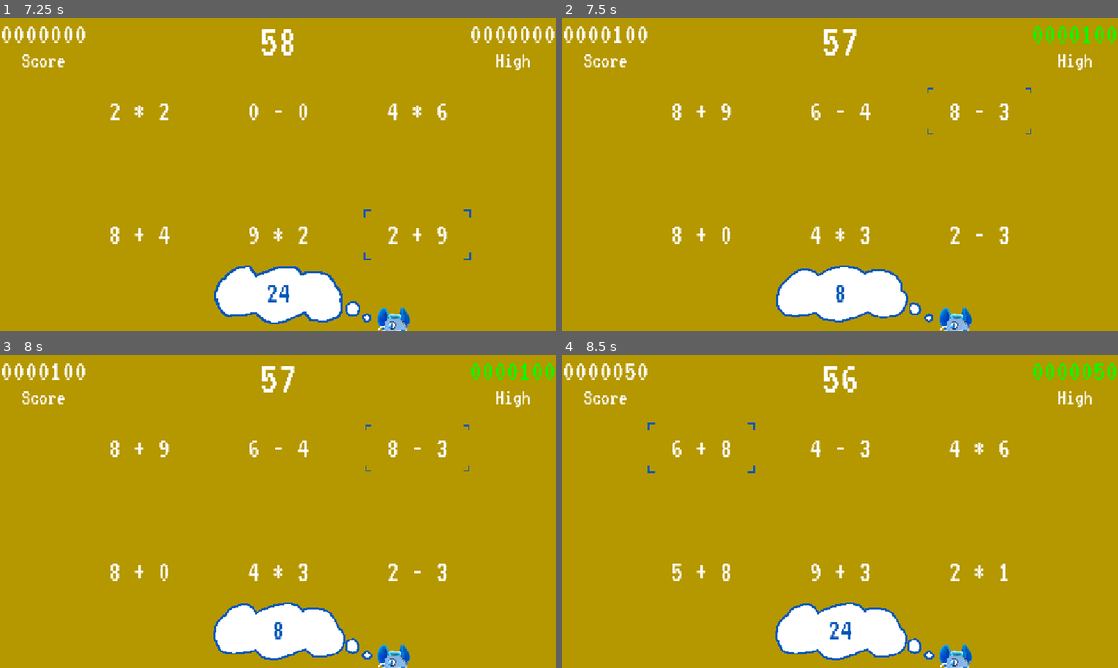
Above: before the commit, frames 1-4 (two rows, left to right).
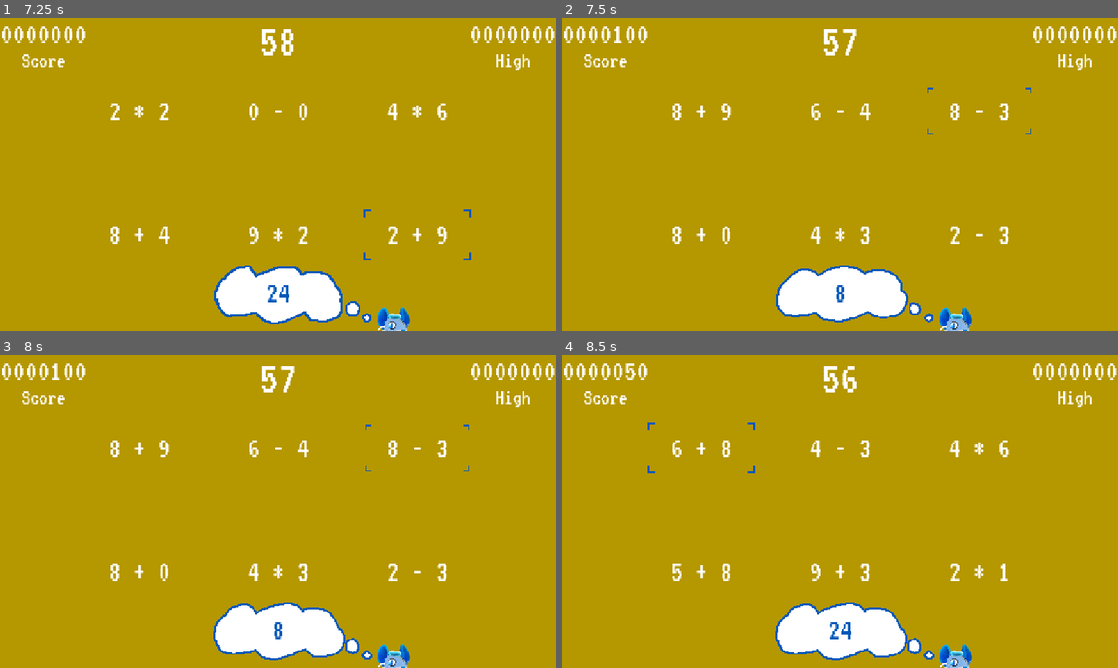
Above: after the commit, the same moments.

Repository: sdepouw/mathematics-and-cheese
Game: Godot game, scene res://Scenes/Root/root.tscn
Same seed, same stepped clock (60 frames per second), same inputs: the game is played once before the commit and once after it. Sound files missing from this copy of the repository are replaced by a short silence.
Inputs (mouse positions are in pixels of both pictures, inside the frame that each line leads up to):
- Up to frame 1 (7.25 s): tap Enter at 0.5 s; move the mouse to (400, 158) at 0.52 s; hold D (move_right) 0.53-1.28 s; tap Space (confirm) at 0.6, 1.25, 1.35, 2.75, 2.85, 3.6, 4.25, 4.35, 5, 5.1, 5.85, 6.6 s; click (400, 158) at 0.67 s; move the mouse to (166, 190) at 1.27 s; hold S (move_down) 1.28-2 s; click "Start Game" at 2 s; move the mouse to (139, 111) at 2.77 s; hold D (move_right) 2.78-3.53 s; click (139, 111) at 2.92 s; move the mouse to (278, 111) at 3.52 s; hold W (move_up) 3.53-4.28 s; click (278, 111) at 3.67 s; move the mouse to (417, 111) at 4.27 s; hold A (move_left) 4.28-5.78 s; click (417, 111) at 4.42 s; move the mouse to (139, 233) at 5.02 s; click (139, 233) at 5.17 s; move the mouse to (278, 233) at 5.77 s; hold S (move_down) 5.78-6.53 s; click (278, 233) at 5.92 s; move the mouse to (417, 233) at 6.52 s; hold D (move_right) from 6.53 s (still down); click (417, 233) at 6.67 s
- Up to frame 2 (7.5 s): move the mouse to (962, 158) at 7.27 s; release D (move_right) at 7.28 s; hold W (move_up) from 7.28 s (still down); tap Space (confirm) at 7.35 s
- Up to frame 3 (8 s): keep holding W (move_up)
- Up to frame 4 (8.5 s): move the mouse to (728, 527) at 8.02 s; release W (move_up) at 8.03 s; hold D (move_right) from 8.03 s (still down); tap Space (confirm) at 8.1 s; click (728, 527) at 8.17 s

Frame 1 is identical in both runs. In frame 2, 0.4% of the frame differs, in the area x 84-100%, y 2-8%; in frame 3, 0.4%; in frame 4, 0.4%.

Commit message:
Sound on new streak
Replaces high score highlighting during gameplay, since total score does that on the Game Over screen

Diff:
--- a/Game/Scenes/Game/game.gd
+++ b/Game/Scenes/Game/game.gd
@@ -10,7 +10,7 @@
 @onready var _pause_screen: PauseScreen = $PauseScreen
 @onready var _wrong_sound: SoundEffect = $WrongSound
 @onready var _correct_sound: SoundEffect = $CorrectSound
-@onready var _new_high_score_sound: SoundEffect = $NewHighScoreSound
+@onready var _streak_reached_sound: SoundEffect = $StreakReachedSound
 @onready var _score_keeper: ScoreKeeper = ScoreKeeper.new()
 
 var _answer_to_hit: int:
@@ -71,23 +71,15 @@
   if !_game_on or equation == null:
     return
   if _answer_to_hit == equation.get_answer():
-    _score_keeper.score_hit()
-    if _score_keeper.get_score() > HighScore.get_current_high_score():
-      if not _high_score_reached:
-        _new_high_score_sound.play()
-        _high_score_reached = true
-      else:
-        _correct_sound.play()
-      _hud.update_high_score_display(_score_keeper.get_score(), true)
+    var streak_reached: bool = _score_keeper.score_hit()
+    if streak_reached:
+      _streak_reached_sound.play()
     else:
       _correct_sound.play()
   else:
     _wrong_sound.play()
     _score_keeper.score_miss()
-    if _score_keeper.get_score() <= HighScore.get_current_high_score():
-      _hud.update_high_score_display(HighScore.get_current_high_score(), false)
-    else:
-      _hud.update_high_score_display(_score_keeper.get_score(), true)
+    _hud.update_high_score_display(HighScore.get_current_high_score())
   _generate_new_equations()
 
 func _on_game_timer_timeout() -> void:
--- a/Game/Scenes/Game/game.tscn
+++ b/Game/Scenes/Game/game.tscn
@@ -61,7 +61,7 @@
 script = ExtResource("10_7jvlm")
 metadata/_custom_type_script = "uid://cva0agtacaluv"
 
-[node name="NewHighScoreSound" type="AudioStreamPlayer" parent="."]
+[node name="StreakReachedSound" type="AudioStreamPlayer" parent="."]
 stream = ExtResource("9_huoen")
 script = ExtResource("10_7jvlm")
 metadata/_custom_type_script = "uid://cva0agtacaluv"
--- a/Game/Scenes/Game/score_keeper.gd
+++ b/Game/Scenes/Game/score_keeper.gd
@@ -24,7 +24,7 @@
 func on_hot_streak() -> bool:
   return _current_streak > _HOT_STREAK_THRESHOLD
 
-func score_hit() -> void:
+func score_hit() -> bool:
   _current_streak += 1
   if on_hot_streak():
     var streak_bonus: int = ceili(_BASE_REWARD * _current_streak * 0.15)
@@ -34,6 +34,7 @@
   if _current_streak > _best_streak:
     _best_streak = _current_streak
   _notify_score_updated()
+  return _current_streak == _HOT_STREAK_THRESHOLD + 1
 
 func score_miss() -> void:
   _current_score -= _BASE_PENALTY
--- a/Game/Scenes/HUD/hud.gd
+++ b/Game/Scenes/HUD/hud.gd
@@ -10,12 +10,8 @@
   _update_score_display(new_score)
   _update_streak_display(new_streak, on_hot_streak)
 
-func update_high_score_display(high_score: int, highlight: bool = false) -> void:
+func update_high_score_display(high_score: int) -> void:
   _high_score_label.text = _clamp_score_display(high_score)
-  if highlight:
-    _high_score_label.add_theme_color_override("font_color", Color.GREEN)
-  else:
-    _high_score_label.remove_theme_color_override("font_color")
 
 func update_time_display(time_remaining: float) -> void:
   var format: String = "%2d"
